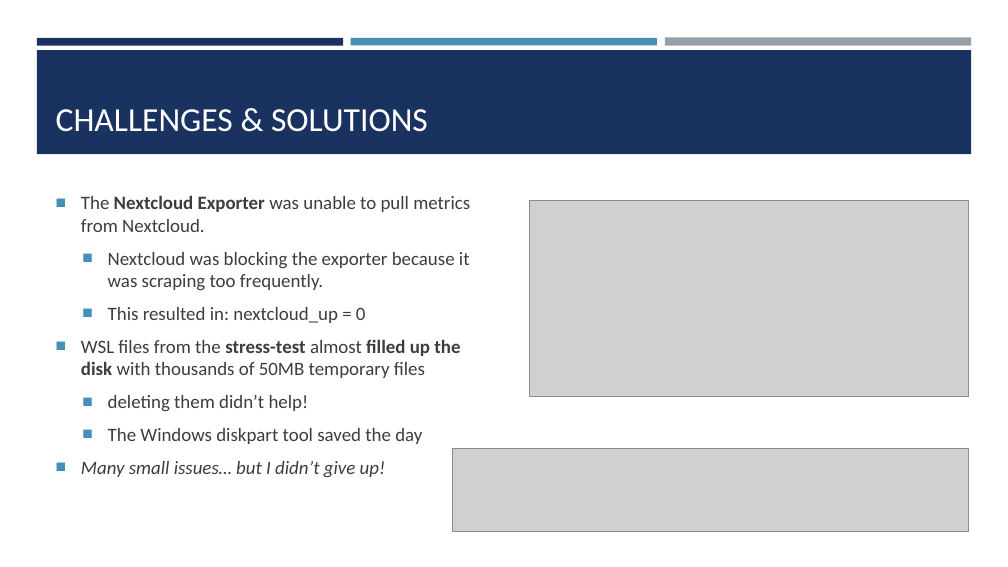
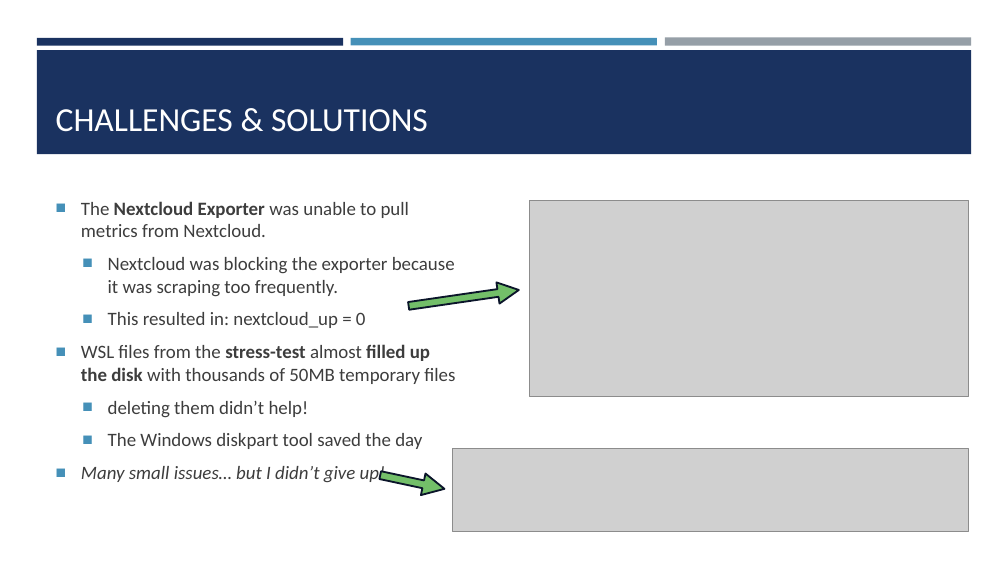
Before and after one commit to Omega97/CloudProject, a slide deck: slide 8 of report & slides/Cloud Presentation.pptx (slide 9 before the commit). Drawn at 1008x567 pixels with LibreOffice and Linux fonts; fonts in the diff are those of the drawing; grey boxes stand for pictures. Boxes give left, top, right and bottom in pixels: in the first picture for what was removed or moved away, otherwise in the second. Text is boxed around its words. In the diff, an @@ line names an element or a change of style, - is before the commit and + after.

```diff
--- a/report & slides/Cloud Presentation.pptx
+++ b/report & slides/Cloud Presentation.pptx
@@ text "The Nextcloud Exporter was unable ..." rewrapped from box(81, 195, 470, 477) to box(81, 201, 455, 482) @@
@@ right arrow added at box(407, 280, 520, 316), fill #73BF69, outline #0B162A 1.75 pt @@
@@ right arrow added at box(378, 465, 447, 500), fill #73BF69, outline #0B162A 1.75 pt @@
```
Also in this commit, not shown: 4 other slides changed, 2 slides removed, 3 other files.
